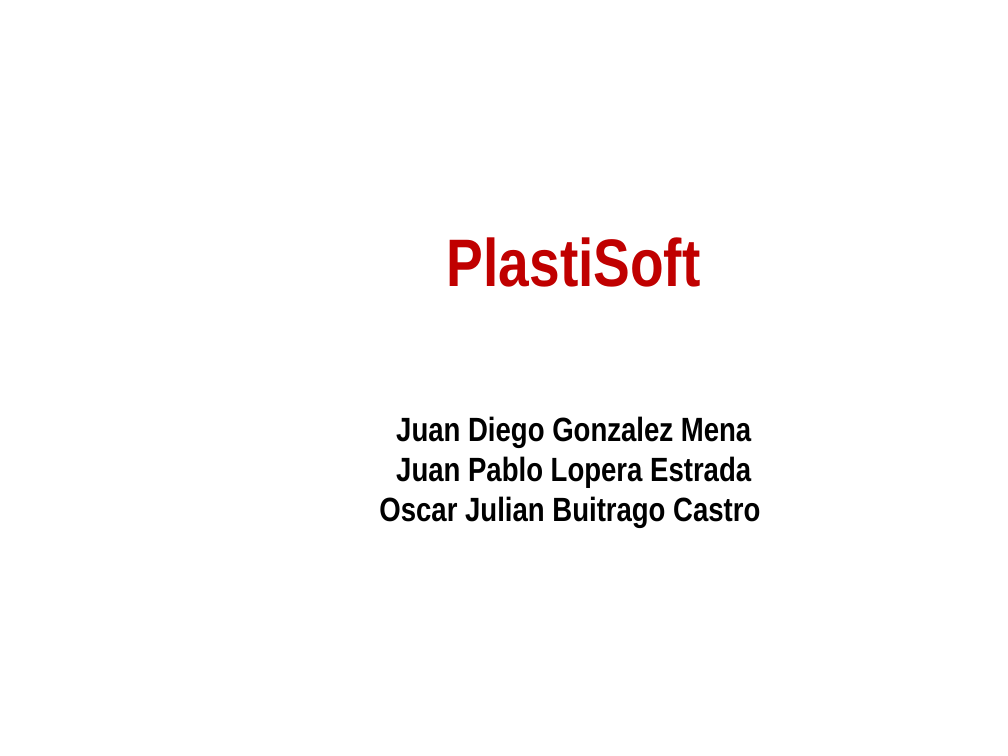
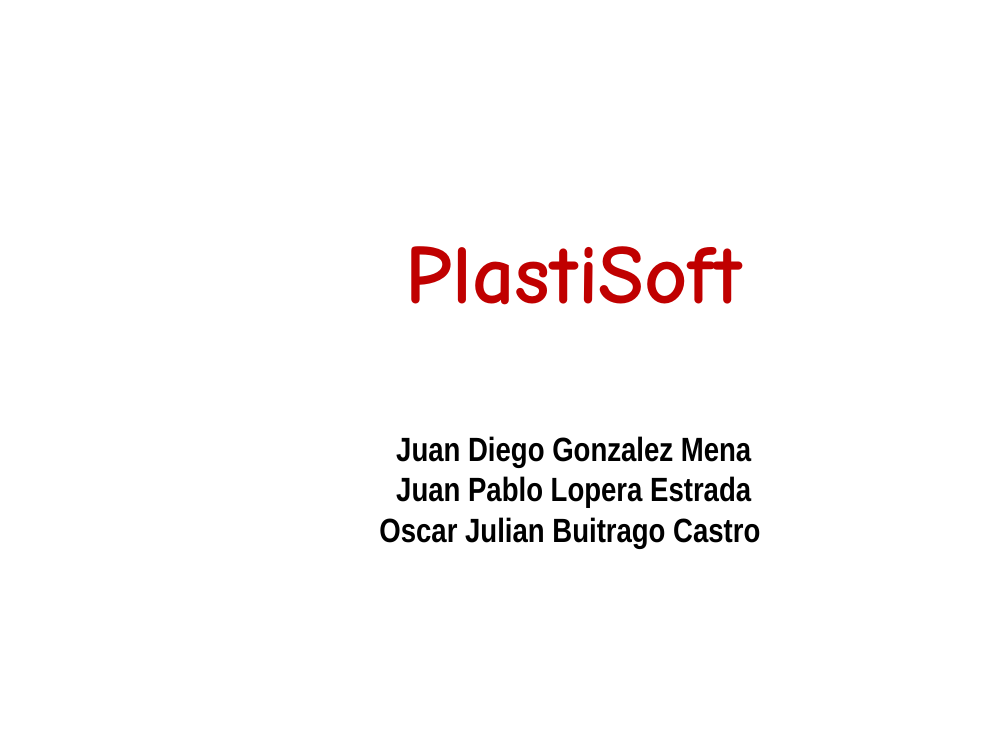
Before and after one commit to jpablo1012/actividas, a slide deck: slide 1 of Documentos/presentacion_institucional_20141.pptx. Drawn at 1008x756 pixels with LibreOffice and Linux fonts; fonts in the diff are those of the drawing; background and template pictures are left out. Boxes give left, top, right and bottom in pixels: in the first picture for what was removed or moved away, otherwise in the second. Text is boxed around its words. In the diff, an @@ line names an element or a change of style, - is before the commit and + after.

```diff
--- a/Documentos/presentacion_institucional_20141.pptx
+++ b/Documentos/presentacion_institucional_20141.pptx
@@ text at bbox=[406, 246, 742, 305]: size 48 to 60 pt, font Arial Narrow to Comic Neue in "PlastiSoft" @@
```
Also in this commit, not shown: 3 other slides changed, 5 other files.
